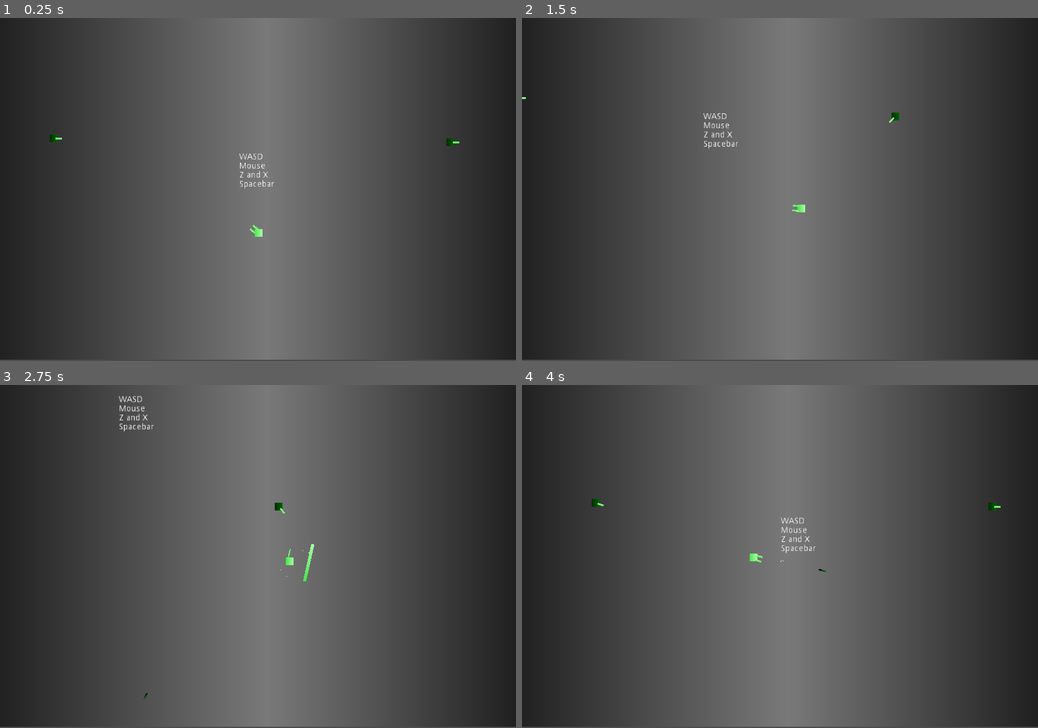
Above: before the commit, frames 1-4 (two rows, left to right).
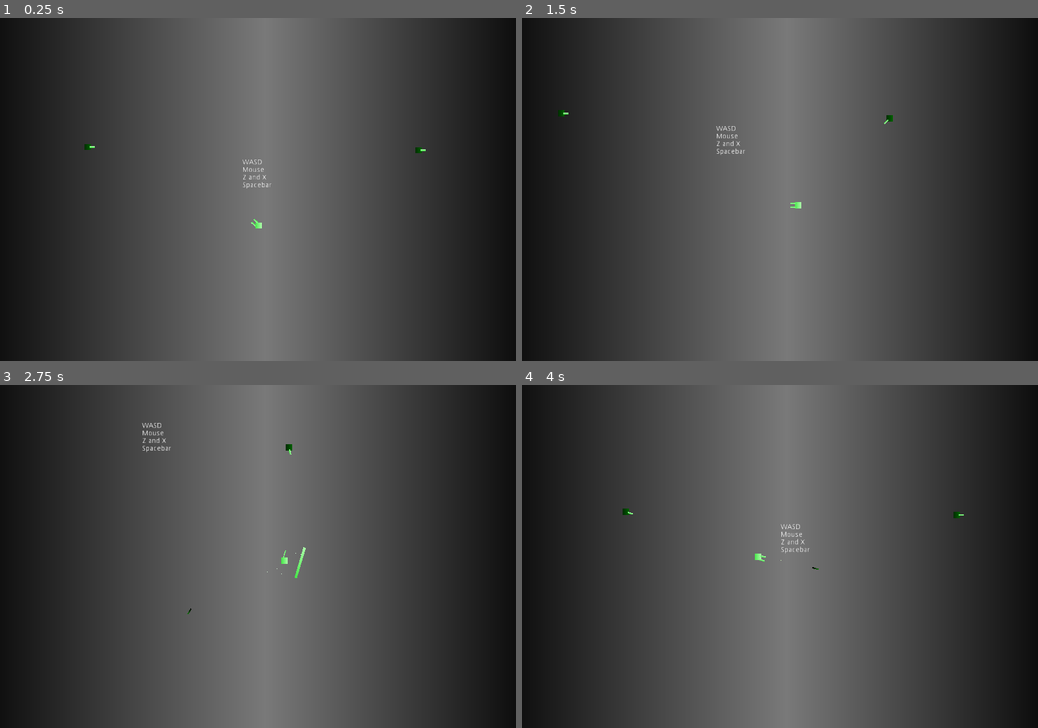
Above: after the commit, the same moments.

Repository: jrcamelo/Godot-SuperRogue
Game: Godot game, scene res://Test1.tscn
The game is run twice, just before and just after one commit, with the same random seed, the same clock (stepped at 60 frames per second) and the same inputs. The engine's default icon, where the game draws it, is replaced by a stand-in: a white triangle on a blue panel in a dark square.
Inputs (mouse positions are in pixels of both pictures, inside the frame that each line leads up to):
- Up to frame 1 (0.25 s): no input
- Up to frame 2 (1.5 s): move the mouse to (893, 172) at 0.52 s; hold D (move_right) 0.53-1.28 s; tap R (r) at 0.6 s; tap V (v) at 0.8, 1.35 s; move the mouse to (676, 206) at 1.27 s; hold S (move_down) from 1.28 s (still down)
- Up to frame 3 (2.75 s): tap X (x) at 1.55, 2.1 s; move the mouse to (309, 481) at 2.02 s; release S (move_down) at 2.03 s; hold D (move_right) from 2.03 s (still down); tap Z (z) at 2.3 s
- Up to frame 4 (4 s): move the mouse to (754, 625) at 2.77 s; release D (move_right) at 2.78 s; hold W (move_up) 2.78-3.53 s; tap Z (z) at 2.85 s; tap R (r) at 3.05 s; move the mouse to (934, 607) at 3.52 s; press the mouse at (934, 607) at 3.53 s; hold A (move_left) from 3.53 s (still down); tap V (v) at 3.8 s

The runs differ from the first frame. In frame 1, 0.6% of the frame differs, in the area x 0-100%, y 33-100%; in frame 2, 0.6%; in frame 3, 0.7%, in the area x 0-100%, y 3-100%; in frame 4, 0.6%.

Commit message:
Better dodge mechanics with geometry

Diff:
--- a/Project/Scenes/Enemy.gd
+++ b/Project/Scenes/Enemy.gd
@@ -15,8 +15,8 @@
 var direction: Vector2
 
 var dodge_direction: Vector2
-var dodge_time = 0.2
-var dodge_speed = 2
+var dodge_time = 0.1
+var dodge_speed = 20
 var dodging = 0
 
 var target: KinematicBody2D = null
@@ -146,14 +146,33 @@
 	if alive and dodging <= 0:
 		set_dodge_direction(bullet)
 
+func geometry(a: Vector2, b: Vector2, direction):
+	var c = Vector2.ZERO
+	c.x = a.x + (b.x - a.x) * cos(deg2rad(52 * direction)) - (b.y - a.y) * sin(deg2rad(52 * direction))
+	c.y = a.y + (b.x - a.x) * sin(deg2rad(52 * direction)) + (b.y - a.y) * cos(deg2rad(52 * direction))
+	return c
+
+func add_test(pos):
+	var test = preload("res://TestSquare.tscn").instance() as Node2D
+	test.global_position = pos
+	get_parent().add_child(test)
+
+
 func set_dodge_direction(bullet: RigidBody2D):
 	dodging = dodge_time
 
-	var right_or_left = deg2rad(90 * random_positive_or_negative())
-	var incoming_bullet = compare_positions_to_vector(bullet)
-	var guess_safe_angle = incoming_bullet.angle() + right_or_left
-	var safe_guess = estimate_position(global_position, guess_safe_angle, 100)
-	dodge_direction = -(global_position - safe_guess).normalized()
+	var bullet_future = bullet.global_position + (bullet.linear_velocity.normalized() * 200)
+	var bullet_future_angle = global_position.angle_to_point(bullet_future)
+
+	var safe_right = geometry(bullet.global_position, bullet_future, 1)
+	var safe_left = geometry(bullet.global_position, bullet_future, -1)
+
+	var guess_safe = safe_right
+	if (global_position - safe_right).length() < (global_position - safe_left).length():
+		guess_safe = safe_left
+
+	dodge_direction = (global_position - guess_safe).normalized() * 300
+	#add_test(global_position + dodge_direction)
 
 func random_positive_or_negative():
 	if (randf() > 0.5):
--- a/Project/Scenes/Enemy.tscn
+++ b/Project/Scenes/Enemy.tscn
@@ -55,8 +55,8 @@
 scale = Vector2( 1, 20 )
 texture = SubResource( 3 )
 script = ExtResource( 1 )
-MAX_SPEED = 400
-ACCEL = 600
+MAX_SPEED = 300
+ACCEL = 100
 FRICTION = 200
 
 [node name="DetectionRange" type="Area2D" parent="."]
--- a/Project/Test1.tscn
+++ b/Project/Test1.tscn
@@ -59,14 +59,16 @@
 position = Vector2( 1.10684, 245.253 )
 
 [node name="Camera2D" type="Camera2D" parent="Emitter"]
-visible = false
 scale = Vector2( 1e-05, 1.25 )
 current = true
-zoom = Vector2( 1.25, 1.25 )
+zoom = Vector2( 1.5, 1.5 )
 process_mode = 0
 script = ExtResource( 2 )
 
-[node name="Sprite" type="Sprite" parent="Emitter/Camera2D"]
+[node name="Node2D" type="Node2D" parent="Emitter/Camera2D"]
+scale = Vector2( 1, 1.224 )
+
+[node name="Sprite" type="Sprite" parent="Emitter/Camera2D/Node2D"]
 position = Vector2( 377696, -1.29193 )
 scale = Vector2( 93071.7, 718.416 )
 z_index = -100
--- /dev/null
+++ b/Project/TestSquare.tscn
@@ -0,0 +1,10 @@
+[gd_scene load_steps=2 format=2]
+
+[ext_resource path="res://icon.png" type="Texture" id=1]
+
+[node name="Node2D" type="Node2D"]
+
+[node name="icon" type="Sprite" parent="."]
+position = Vector2( 1.19209e-07, 0 )
+scale = Vector2( 0.297133, 0.323487 )
+texture = ExtResource( 1 )
